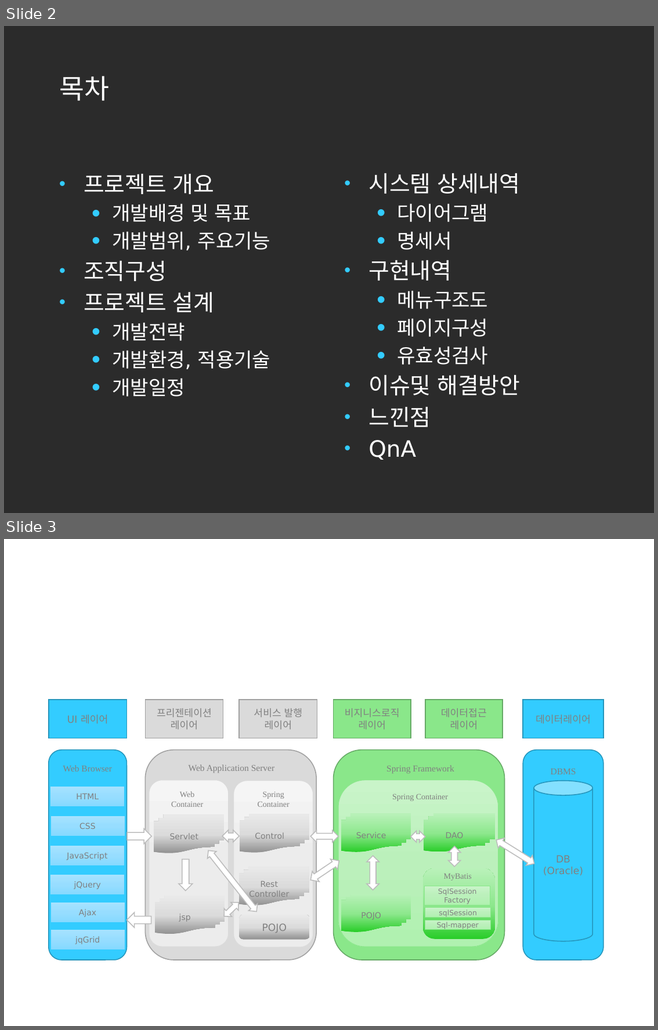
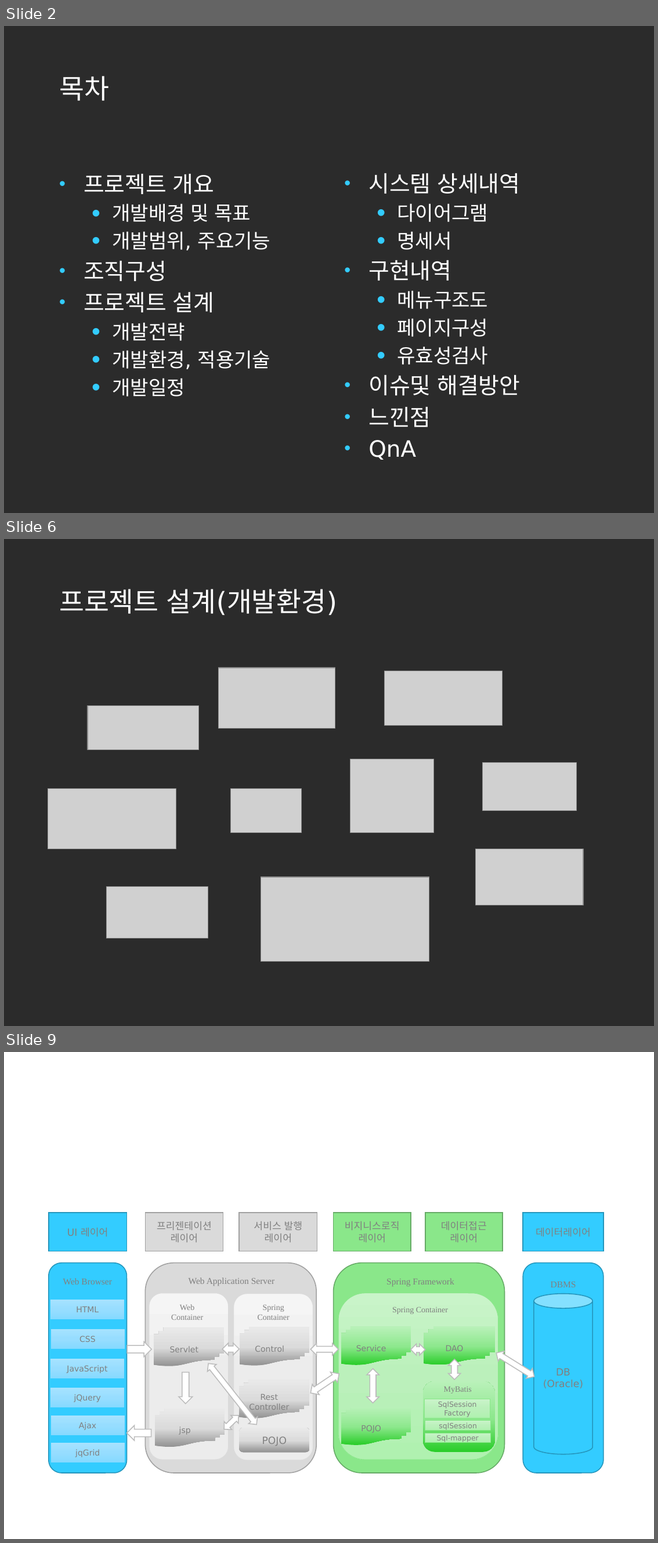
Before and after one commit to korea600/useful, a slide deck: Useful/UML/Presentation/useful_ppt_초안.pptx. Shown one above the other, each under a label of ours: slides 2 and 3 before the commit, slides 2, 6 and 9 after it; the slides between them are not shown. The pictures are 658x1030 and 658x1543 pixels, drawn with LibreOffice and Linux fonts; fonts in the diff are those of the drawing; grey boxes stand for pictures; background and template pictures are left out; a plain dark background stands for a picture behind light text. Boxes give left, top, right and bottom in pixels: in the first picture for what was removed or moved away, otherwise in the second. Text is boxed around its words. In the diff, an @@ line names an element or a change of style, - is before the commit and + after.

```diff
--- a/Useful/UML/Presentation/useful_ppt_초안.pptx
+++ b/Useful/UML/Presentation/useful_ppt_초안.pptx
@@ slide 6 added at [4,539,654,1026], background picture (left out) @@
@@ title added at [59,589,337,615], 30 pt, text #FFFFFF @@
+프로젝트 설계(개발환경)
@@ picture added at [219,668,335,729] @@
@@ picture added at [384,671,502,725] @@
@@ picture added at [88,706,199,750] @@
@@ picture added at [350,759,434,833] @@
@@ picture added at [482,762,576,810] @@
@@ picture added at [48,788,176,849] @@
@@ picture added at [231,788,302,832] @@
@@ picture added at [476,849,583,905] @@
@@ picture added at [106,886,208,939] @@
@@ picture added at [260,878,429,962] @@
@@ what was slide 3 is now slide 9 @@
```
Also in this commit, not shown: 1 slide changed, 75 other slides added, 8 other files.
